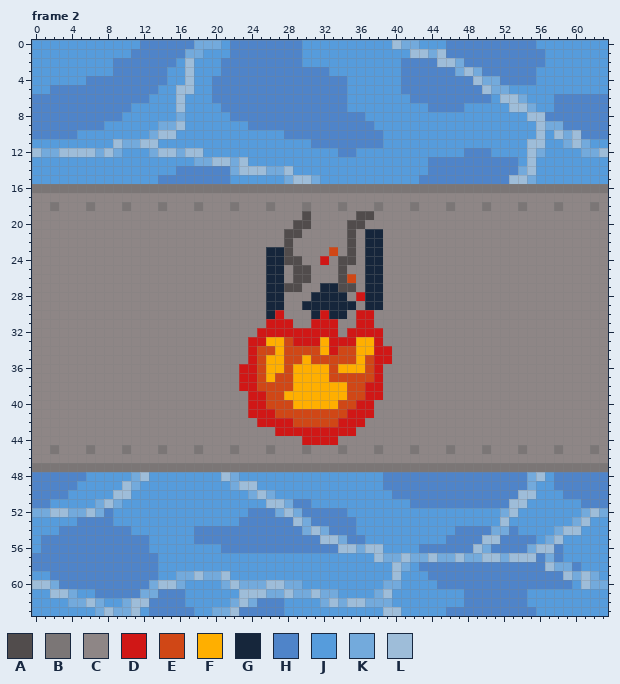
A animated GIF sprite gets an edit: Bilder/Wasser/uboot_horizontal_mitte_feuer.gif. Above, as it was before the edit.
The file is 64x64 pixels, 4 frames. Shown: frame 2. The commit also changed other frames, which this record leaves out.
Palette (. is transparent): A #514c4c  B #7b7676  C #8e8686  D #d01716  E #d04716  F #ffaf00  G #16263b  H #4f84c9  J #569cdc  K #73aadc  L #9ebdd9
Once edited:
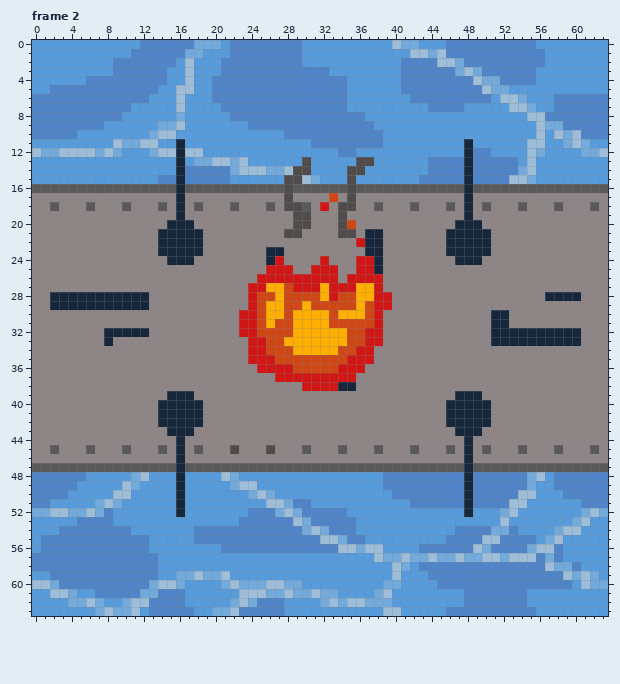
Changes in this commit:
colour B: #7b7676 -> #595959
Changed rows in their new state; - is a pixel that keeps its letter.
Frame 2:
first column x 2:
11 --------------G-------------------------------G------------
12 --------------G-------------------------------G------------
13 --------------G-------------A-----AA----------G------------
14 --------------G------------AA----AA-----------G------------
15 --------------G-----------AA-----A------------G------------
16 --------------G-----------A------A------------G------------
17 --------------G-----------A----E-A------------G------------
18 --------------G-----------AA--D-AA------------G------------
19 --------------G------------A----A-CC----------G------------
20 -------------GGG----------------AEC----------GGG-----------
21 ------------GGGGG---------------A-----------GGGGG----------
22 ------------GGGGG---------C------CD---------GGGGG----------
23 ------------GGGGG---------C----C-C----------GGGGG----------
24 -------------GGG---------DCC----CCDD---------GGG-----------
25 ------------------------DDDCCDDDC-DD-----------------------
26 -----------------------DDDDDDDDDCDDDD----------------------
27 ----------------------DDFFEDDDFDDDFFD----------------------
28 GGGGGGGGGGG-----------DEEFEEEEFDEEFFDD-----------------GGGG
29 GGGGGGGGGGG-----------DEFFEEFEEEEEFEDD---------------------
30 ---------------------DDEFFEFFFFEFFFED------------GG--------
31 ---------------------DDEFEEFFFFEEEEED------------GG--------
32 ------GGGGG----------DDEEEEFFFFFFEE--------------GGGGGGGGGG
33 ------G-----------------EEFFFF-FFEED-------------GGGGGGGGGG
34 -----------------------D-E-FFF-F--DDCC---------------------
35 -----------------------DDE--E----DDDCC---------------------
36 ---------------------CCDDDDEEEE-DDDCC----------------------
37 ---------------------CCCCDDDDDDDDDCCC----------------------
38 ---------------------CCCCCCCDDDDGGCCC----------------------
39 -------------GGG------CCCCCCCCCCCCCCC--------GGG-----------
40 ------------GGGGG-----CCCCCCCCCCCCCC--------GGGGG----------
41 ------------GGGGG-----CCCCCCCCCCCCCC--------GGGGG----------
42 ------------GGGGG------CCCCCCCCCCCC---------GGGGG----------
43 -------------GGG---------CCCCCCCCC-----------GGG-----------
44 --------------G-------------CCCC--------------G------------
45 --------------G-----A---A---------------------G------------
46 --------------G-------------------------------G------------
47 --------------G-------------------------------G------------
48 --------------G-------------------------------G------------
49 --------------G-------------------------------G------------
50 --------------G-------------------------------G------------
51 --------------G-------------------------------G------------
52 --------------G-------------------------------G------------
Changed places in both pictures, as pixel boxes (x1, y1, x2, y2):
changed: (32, 139, 608, 517)
